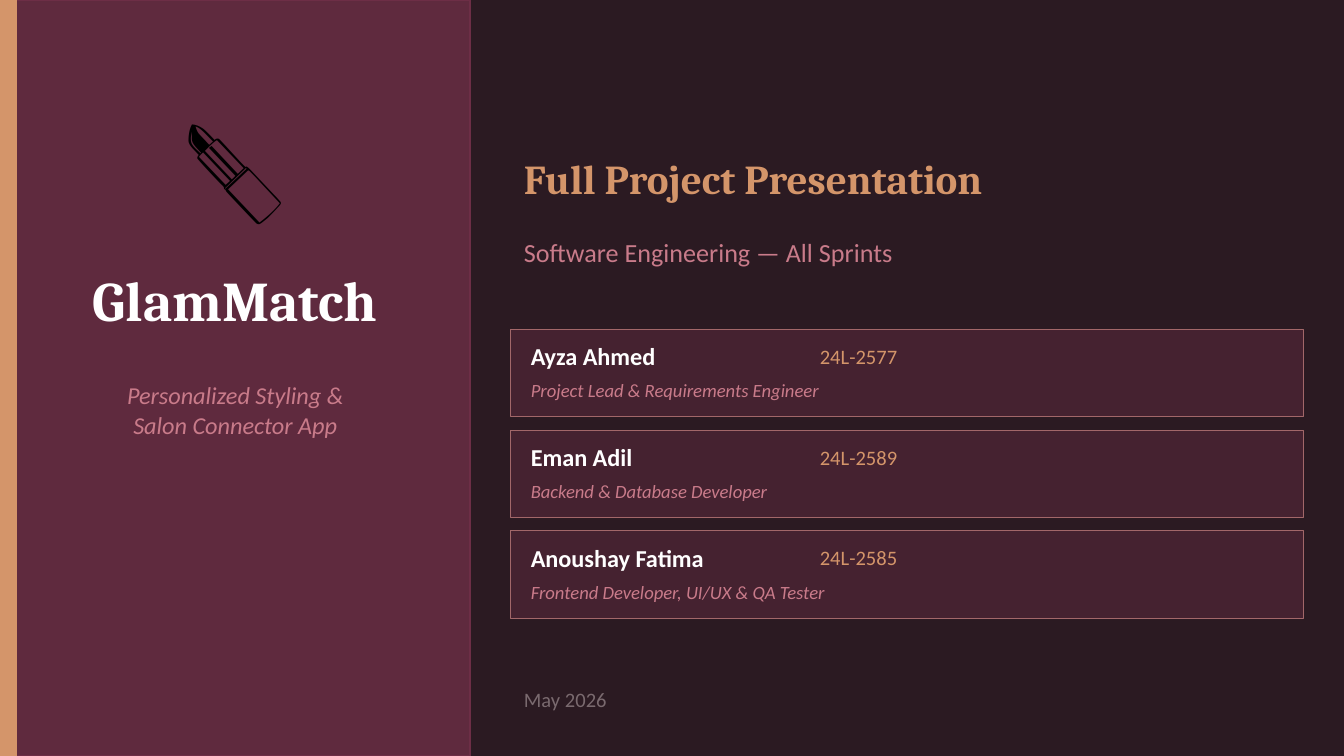
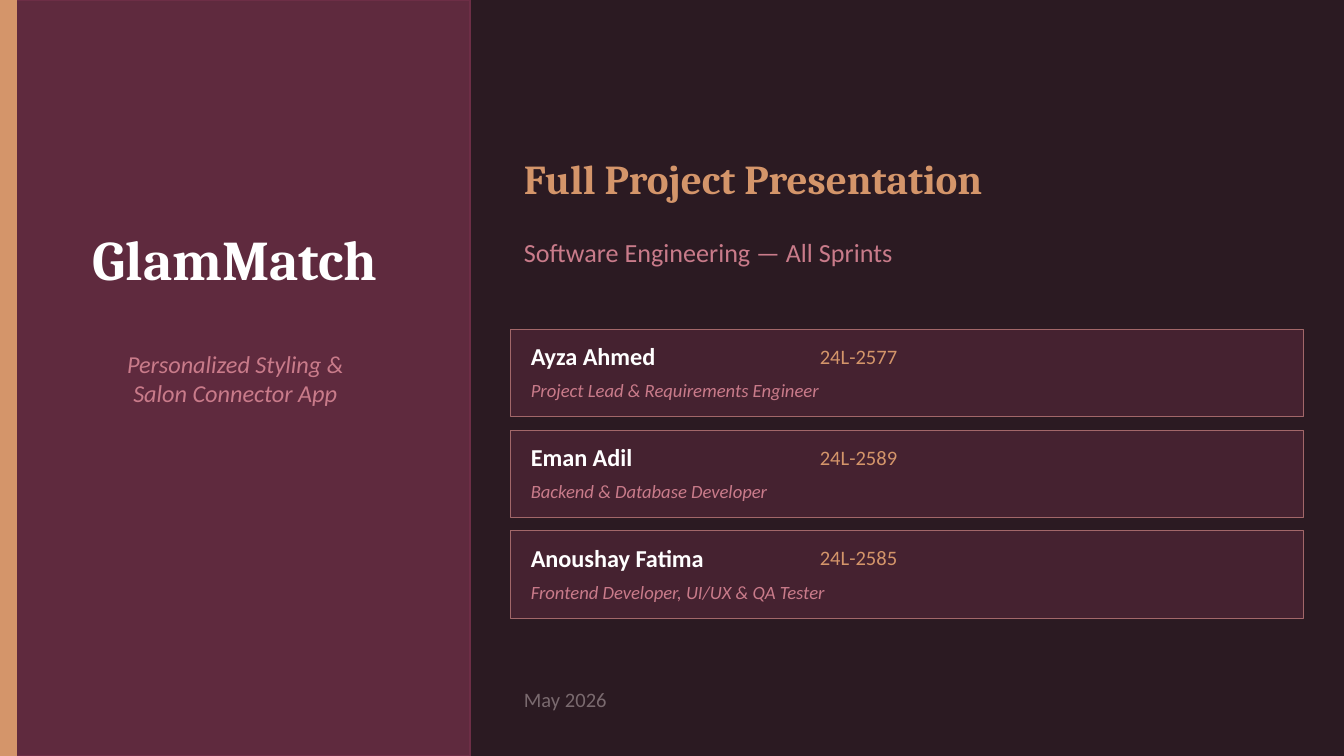
Before and after one commit to l242585-ai/GLAMMATCH, a slide deck: slide 1 of GlamMatch_Full_Project_Presentation.pptx. Drawn at 1344x756 pixels with LibreOffice and Linux fonts; fonts in the diff are those of the drawing. Boxes give left, top, right and bottom in pixels: in the first picture for what was removed or moved away, otherwise in the second. Text is boxed around its words. In the diff, an @@ line names an element or a change of style, - is before the commit and + after.

```diff
--- a/GlamMatch_Full_Project_Presentation.pptx
+++ b/GlamMatch_Full_Project_Presentation.pptx
@@ text removed at <box>47,81,423,242</box> @@
-💄
@@ text "GlamMatch": place and size @@
-text "GlamMatch" at <box>93,282,378,322</box>
+text "GlamMatch" at <box>93,241,378,281</box>
@@ text "Personalized Styling &": place and size @@
-text "Personalized Styling &" at <box>127,387,337,438</box>
+text "Personalized Styling &" at <box>127,356,337,406</box>
```
Also in this commit, not shown: 6 other slides changed.
